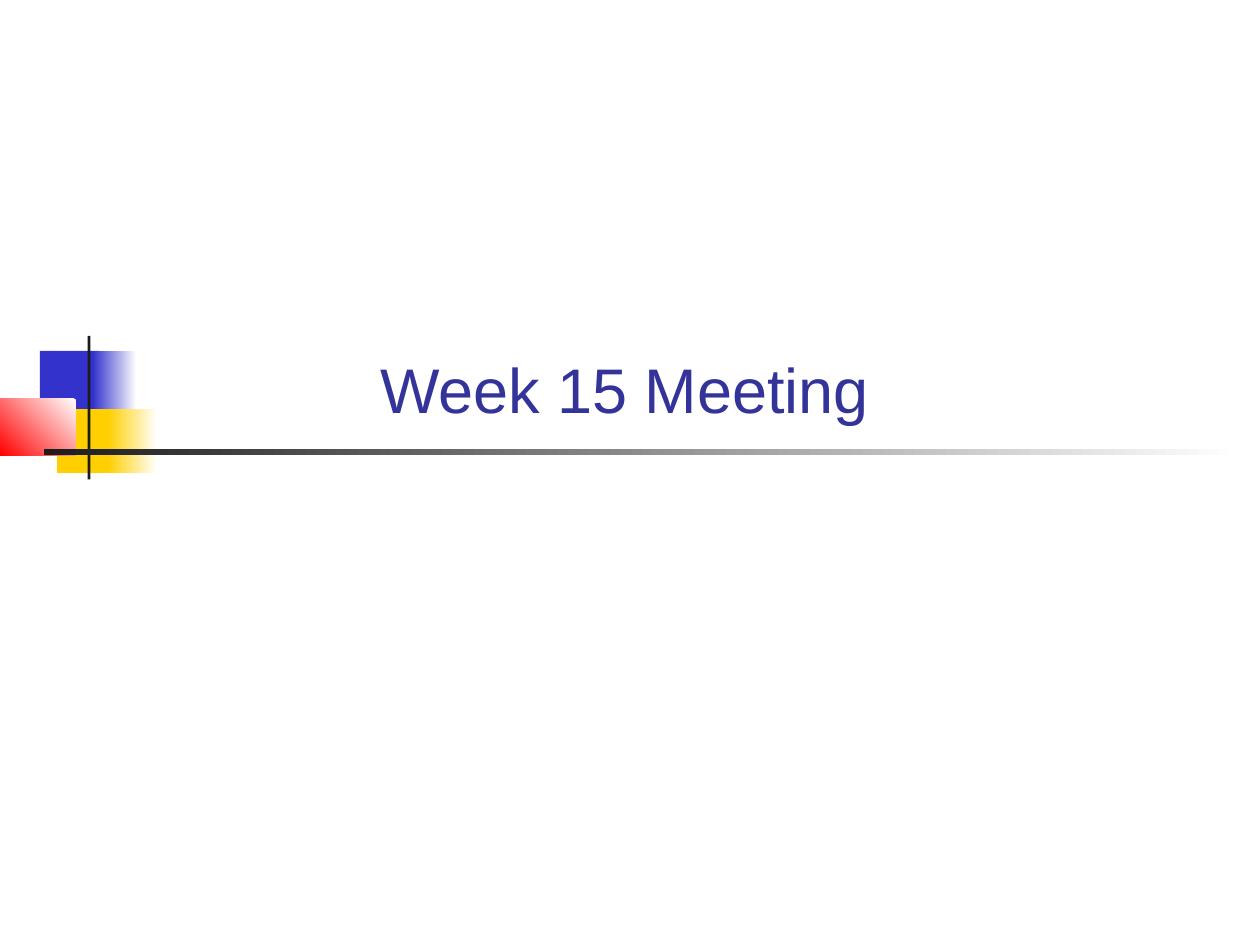
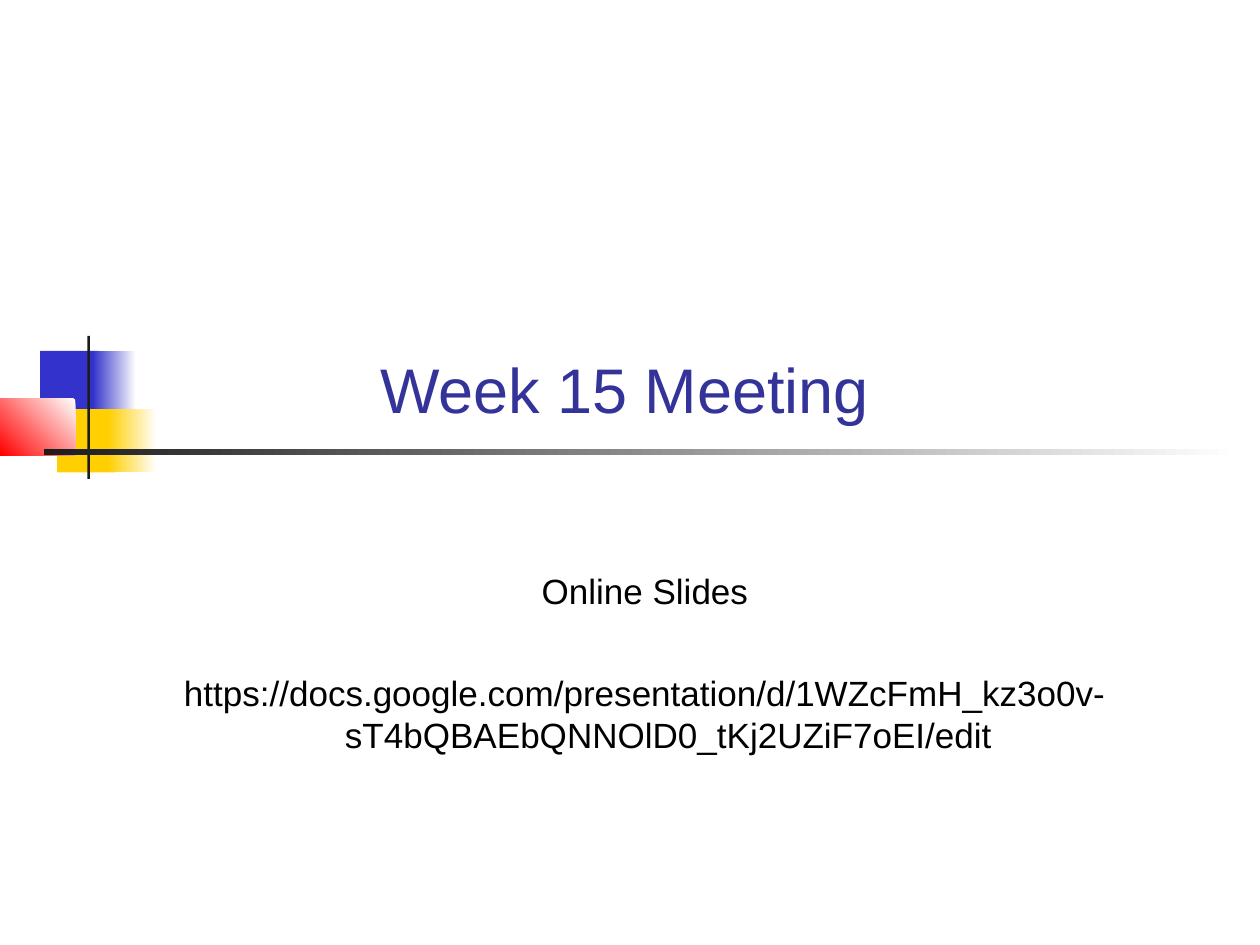
Before and after one commit to skeoop/skeoop.github.io, a slide deck: slide 1 of feedback/Week15-Meeting.ppt. Drawn at 1260x945 pixels with LibreOffice and Linux fonts; fonts in the diff are those of the drawing. Boxes give left, top, right and bottom in pixels: in the first picture for what was removed or moved away, otherwise in the second. Text is boxed around its words. In the diff, an @@ line names an element or a change of style, - is before the commit and + after.

```diff
--- a/feedback/Week15-Meeting.ppt
+++ b/feedback/Week15-Meeting.ppt
@@ subtitle added at [184,578,1105,754], 20 pt, text #000000 @@
+Online Slides
+https://docs.google.com/presentation/d/1WZcFmH_kz3o0v-sT4bQBAEbQNNOlD0_tKj2UZiF7oEI/edit
```
Also in this commit, not shown: 11 other slides changed, 8 slides added, 3 other files.
